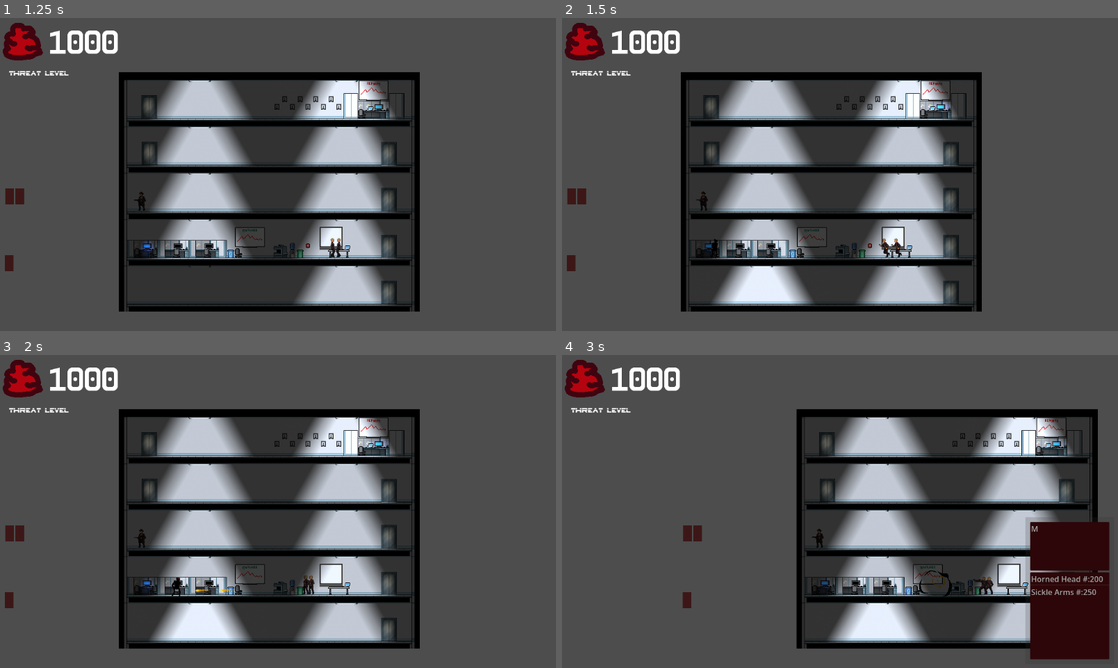
Above: before the commit, frames 1-4 (two rows, left to right).
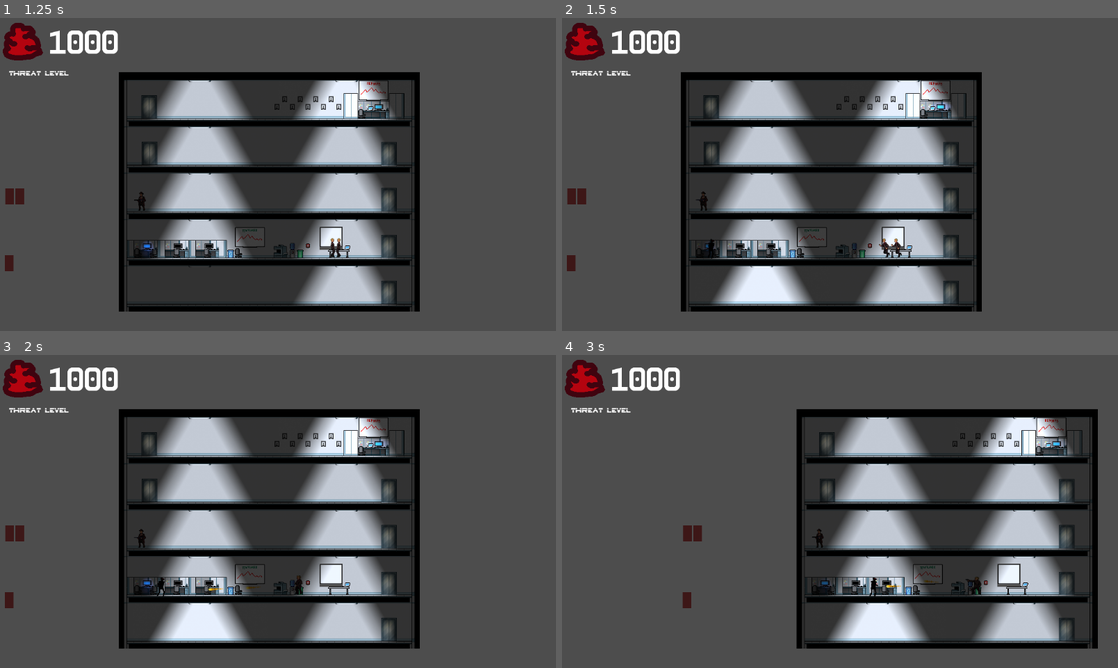
Above: after the commit, the same moments.

Repository: Lambosaurus/wildjam-mutation
Game: Godot game, scene res://ui/start_screen.tscn
Same seed, same stepped clock (60 frames per second), same inputs: the game is played once before the commit and once after it.
Inputs (mouse positions are in pixels of both pictures, inside the frame that each line leads up to):
- Up to frame 1 (1.25 s): click "Start" at 0.5 s
- Up to frame 2 (1.5 s): tap Enter at 1.25 s; drag from (584, 196) to (951, 293) at 1.27 s
- Up to frame 3 (2 s): no input
- Up to frame 4 (3 s): drag from (739, 583) to (951, 630) at 2.02 s; move the mouse to (573, 533) at 2.77 s; hold A (left) from 2.78 s (still down); click (573, 533) at 2.92 s

Frame 1 is identical in both runs. In frame 2, less than 0.1% of the frame differs, in the area x 26-28%, y 70-77%; in frame 3, 0.3%; in frame 4, 6.7%, in the area x 55-99%, y 52-98%.

Commit message:
More tweaks

Diff:
--- a/creatures/mutant/mutant_type.gd
+++ b/creatures/mutant/mutant_type.gd
@@ -2,8 +2,8 @@
 extends Resource
 
 @export var max_health: float = 100.0
-@export var walk_speed: float = 100.0
-@export var run_speed: float = 200.0
+@export var walk_speed: float = 50.0
+@export var run_speed: float = 75.0
 
 @export var chase_range: float = 500.0
 
--- a/creatures/mutations/body_parts/arms.tscn
+++ b/creatures/mutations/body_parts/arms.tscn
@@ -141,7 +141,7 @@
 rest = Transform2D(1, 0, 0, 1, 12, 0)
 
 [node name="Arm" type="Bone2D" parent="Core/ShoulderR" unique_id=758649855]
-position = Vector2(-3.1360123, 19.878769)
+position = Vector2(-3.9474788, 19.299314)
 rest = Transform2D(1, 0, 0, 1, -6, 18)
 
 [node name="Fore" type="Bone2D" parent="Core/ShoulderR/Arm" unique_id=1071864264]
@@ -153,7 +153,7 @@
 rest = Transform2D(1, 0, 0, 1, -8, 1)
 
 [node name="Arm" type="Bone2D" parent="Core/ShoulderL" unique_id=1770523382]
-position = Vector2(-15.352114, 10.968712)
+position = Vector2(-14.484959, 11.481134)
 rest = Transform2D(1, 0, 0, 1, -3, 18)
 
 [node name="Fore" type="Bone2D" parent="Core/ShoulderL/Arm" unique_id=1887298257]
--- a/creatures/mutations/body_parts/legs.tscn
+++ b/creatures/mutations/body_parts/legs.tscn
@@ -352,6 +352,7 @@
 libraries/ = SubResource("AnimationLibrary_bjmei")
 
 [node name="RightLeg" type="Polygon2D" parent="." unique_id=1410234377]
+visible = false
 position = Vector2(17, 7)
 texture = ExtResource("2_ur3m1")
 skeleton = NodePath("..")
@@ -361,6 +362,7 @@
 bones = ["Pelvis", PackedFloat32Array(1, 1, 1, 1, 0, 0, 0, 0, 0, 0, 0, 0, 0, 0, 0, 0, 0, 0, 0, 1, 1, 1), "Pelvis/RThigh …(629 unchanged characters)…
 
 [node name="LeftLeg" type="Polygon2D" parent="." unique_id=1257960220]
+visible = false
 position = Vector2(1, 7)
 texture = ExtResource("2_ur3m1")
 skeleton = NodePath("..")
@@ -381,6 +383,7 @@
 [node name="Leg" type="Bone2D" parent="Pelvis/RThigh" unique_id=1358134331]
 position = Vector2(-2, 20)
 rotation = -0.2602095
+scale = Vector2(0.9999998, 0.9999998)
 rest = Transform2D(1, 0, 0, 1, -2, 20)
 
 [node name="Shin" type="Bone2D" parent="Pelvis/RThigh/Leg" unique_id=1364799557]
--- a/creatures/mutations/body_parts/simple_arms/simple_arms.tscn
+++ b/creatures/mutations/body_parts/simple_arms/simple_arms.tscn
@@ -20,7 +20,7 @@
 polygon = PackedVector2Array(-1.5, -1.5, -1.5, 0.70000076, -3.2999992, 2.5, -5.5, 2.5, -5.5, 18.099998, -9, 19.5, -13.4 …(219 unchanged characters)…
 uv = PackedVector2Array(57, 49, 57, 51.2, 55.2, 53, 53, 53, 53, 68.6, 49.5, 70, 45.1, 70, 39.1, 77, 37.8, 77, 36.7, 79.1, 41.9, 87, 44.8, 87, 49, 82.8, 56.4, 81, 60, 81, 64, 76, 65.6, 76, 70, 58.2, 70, 54, 66, 51, 66, 49)
 polygons = [PackedInt32Array(0, 1, 2, 3, 4, 5, 6, 7, 8, 9, 10, 11, 12, 13, 14, 15, 16, 17, 18, 19, 20)]
-bones = ["Core", PackedFloat32Array(1, 1, 1, 1, 0, 0, 0, 0, 0, 0, 0, 0, 0, 0, 0, 0, 0, 1, 1, 1, 1), "Core/ShoulderR", PackedFloat32Array(1, 1, 1, 1, 1, 0, 0, 0, 0, 0, 0, 0, 0, 0, 0, 1, 1, 1, 1, 1, 1), "Core/ShoulderR/Arm …(511 unchanged characters)…
+bones = ["Core", PackedFloat32Array(1, 1, 1, 1, 1, 1, 1, 1, 1, 1, 1, 1, 1, 1, 1, 1, 1, 1, 1, 1, 1), "Core/ShoulderR", PackedFloat32Array(1, 1, 1, 1, 1, 1, 1, 1, 1, 1, 1, 1, 1, 1, 1, 1, 1, 1, 1, 1, 1), "Core/ShoulderR/Arm …(511 unchanged characters)…
 
 [node name="RightArm" type="Polygon2D" parent="." unique_id=1538777353]
 z_index = -1
@@ -30,4 +30,4 @@
 polygon = PackedVector2Array(-1.5, -1.5, -1.5, 0.70000076, -3.2999992, 2.5, -5.5, 2.5, -5.5, 18.099998, -9, 19.5, -13.4 …(219 unchanged characters)…
 uv = PackedVector2Array(57, 49, 57, 51.2, 55.2, 53, 53, 53, 53, 68.6, 49.5, 70, 45.1, 70, 39.1, 77, 37.8, 77, 36.7, 79.1, 41.9, 87, 44.8, 87, 49, 82.8, 56.4, 81, 60, 81, 64, 76, 65.6, 76, 70, 58.2, 70, 54, 66, 51, 66, 49)
 polygons = [PackedInt32Array(0, 1, 2, 3, 4, 5, 6, 7, 8, 9, 10, 11, 12, 13, 14, 15, 16, 17, 18, 19, 20)]
-bones = ["Core", PackedFloat32Array(1, 1, 0.5, 0.5, 0, 0, 0, 0, 0, 0, 0, 0, 0, 0, 0, 0, 0, 1, 1, 1, 1), "Core/ShoulderR", PackedFloat32Array(0, 0, 0, 0, 0, 0, 0, 0, 0, 0, 0, 0, 0, 0, 0, 0, 0, 0, 0, 0, 0), "Core/ShoulderR/Arm", PackedFloat32Array(0, 0, 0, 0, 0, 0, 0, 0, 0, 0, 0, 0, 0, 0, 0, 0, 0, 0, 0, 0, 0), "Core/ShoulderR/Arm/Fore", PackedFloat32Array(0, 0, 0, 0, 0, 0, 0, 0, 0, 0, 0, 0, 0, 0, 0, 0, 0, 0, 0, 0, 0), "Core/ShoulderL", PackedFloat32Array(1, 1, 1, 1, 1, 1, 0, 0, 0, 0, 0, 0, 0, 0, 0, 1, 1, 1, 1, 1, 1), "Core/ShoulderL/Arm …(195 unchanged characters)…
+bones = ["Core", PackedFloat32Array(1, 1, 0.5, 0.5, 1, 1, 1, 1, 1, 1, 1, 1, 1, 1, 1, 1, 1, 1, 1, 1, 1), "Core/ShoulderR", PackedFloat32Array(0, 0, 0, 0, 0, 0, 0, 0, 0, 0, 0, 0, 0, 0, 0, 0, 0, 0, 0, 0, 0), "Core/ShoulderR/Arm", PackedFloat32Array(0, 0, 0, 0, 0, 0, 0, 0, 0, 0, 0, 0, 0, 0, 0, 0, 0, 0, 0, 0, 0), "Core/ShoulderR/Arm/Fore", PackedFloat32Array(0, 0, 0, 0, 0, 0, 0, 0, 0, 0, 0, 0, 0, 0, 0, 0, 0, 0, 0, 0, 0), "Core/ShoulderL", PackedFloat32Array(1, 1, 1, 1, 1, 1, 1, 1, 1, 1, 1, 1, 1, 1, 1, 1, 1, 1, 1, 1, 1), "Core/ShoulderL/Arm …(195 unchanged characters)…
--- a/creatures/mutations/body_parts/simple_legs/simple_legs.tscn
+++ b/creatures/mutations/body_parts/simple_legs/simple_legs.tscn
@@ -22,7 +22,7 @@
 bones = ["Pelvis", PackedFloat32Array(1, 1, 1, 1, 1, 1, 1, 1, 1, 1, 1, 1, 1, 1, 1, 1, 1, 1, 1, 1, 1, 1), "Pelvis/RThigh …(629 unchanged characters)…
 
 [node name="LeftLeg" type="Polygon2D" parent="." unique_id=105522697]
-position = Vector2(1, 7)
+position = Vector2(5, 7)
 texture = ExtResource("3_r8rbi")
 skeleton = NodePath("../Legs")
 polygon = PackedVector2Array(-20.5, -12, -20.5, -10.400002, -20.900002, -10, -22.5, -10, -22.5, 14.300003, -16.5, 25.30 …(258 unchanged characters)…
--- a/creatures/mutations/chassis.gd
+++ b/creatures/mutations/chassis.gd
@@ -32,3 +32,4 @@
 	$BodySlot.body_part.animate(name)
 	$ArmSlot.body_part.animate(name)
 	$LegSlot.body_part.animate(name)
+	$HeadSlot.body_part.animate(name)
--- a/creatures/mutations/chassis.tscn
+++ b/creatures/mutations/chassis.tscn
@@ -31,3 +31,4 @@
 metadata/_custom_type_script = "uid://cvxvf8om3wyxm"
 
 [node name="SimpleLegs" parent="LegSlot" unique_id=198314320 instance=ExtResource("6_ulkix")]
+position = Vector2(-3, 0)
